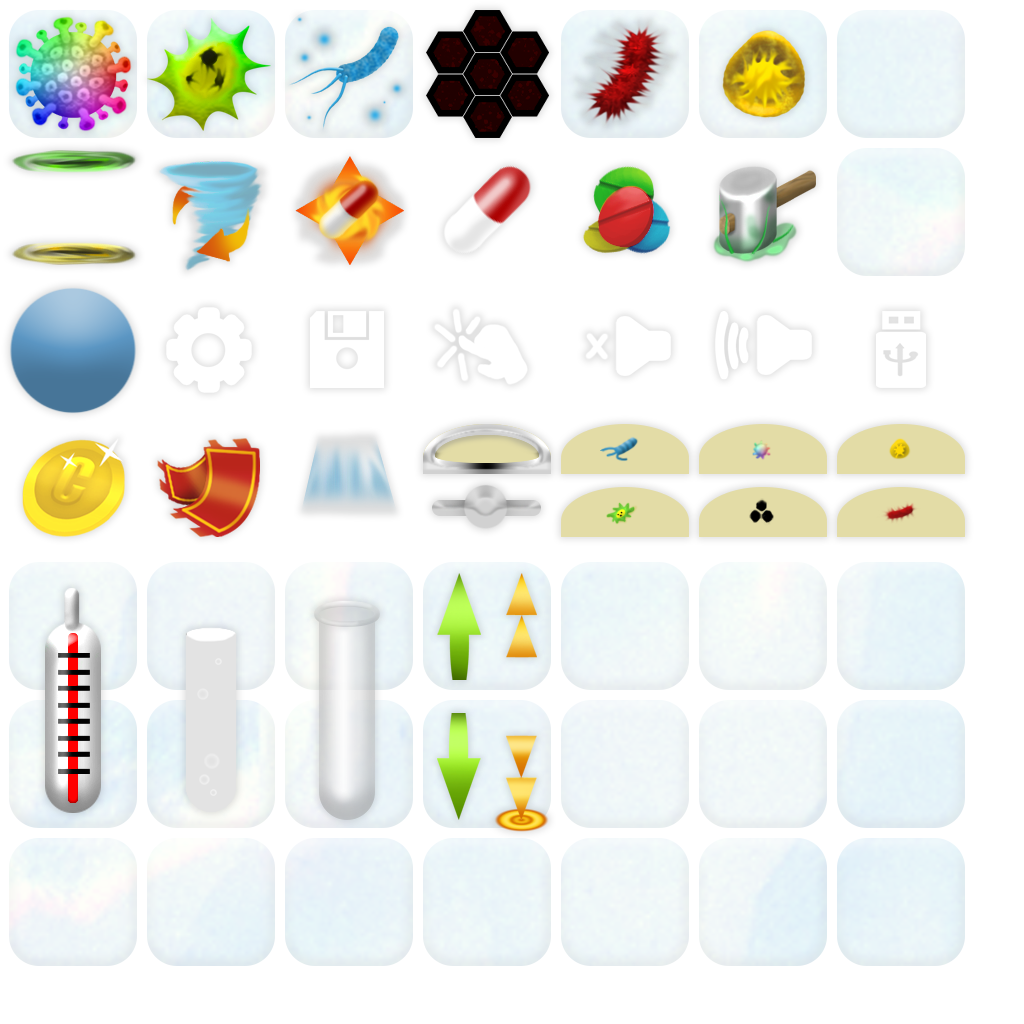
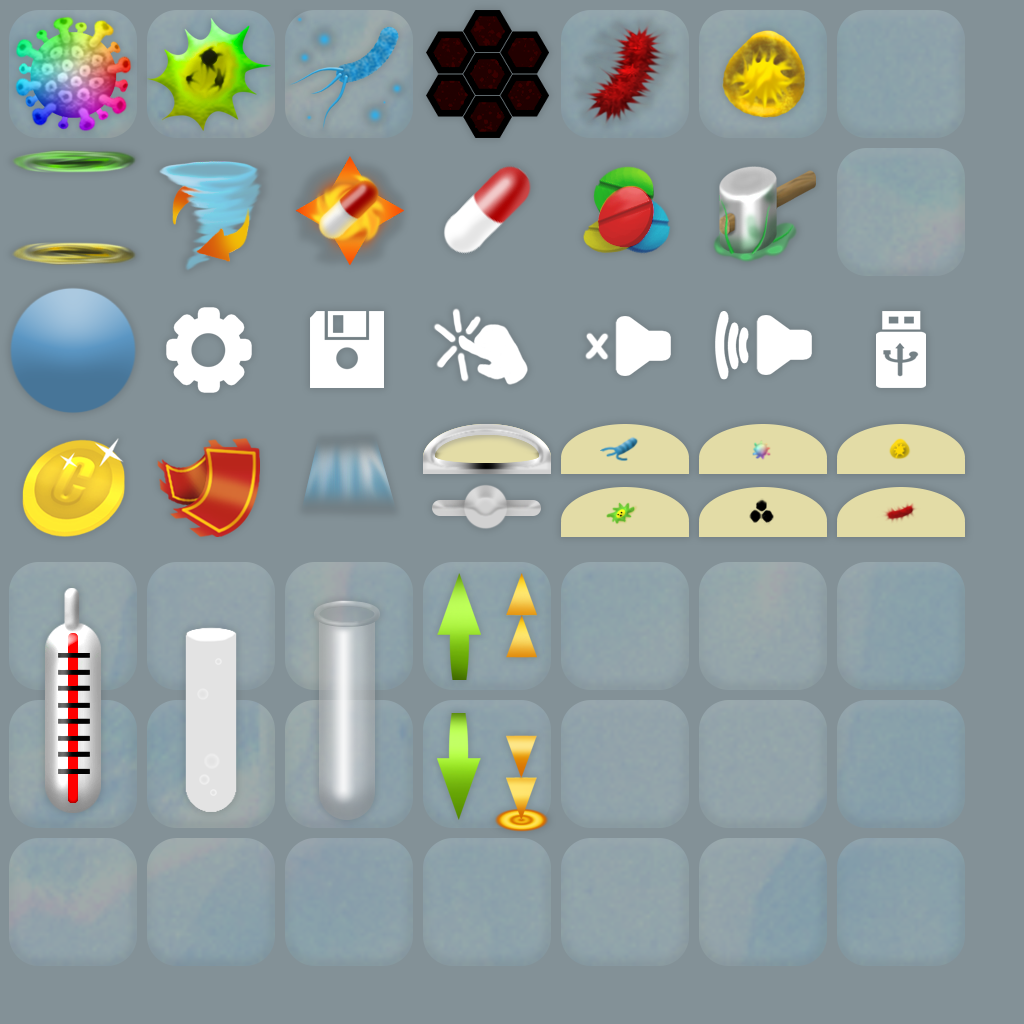
Layer changes from the first 1024px x 1024px image to the second:
showed "Заливка цветом 1" over bbox(0, 0, 1024, 1024)
